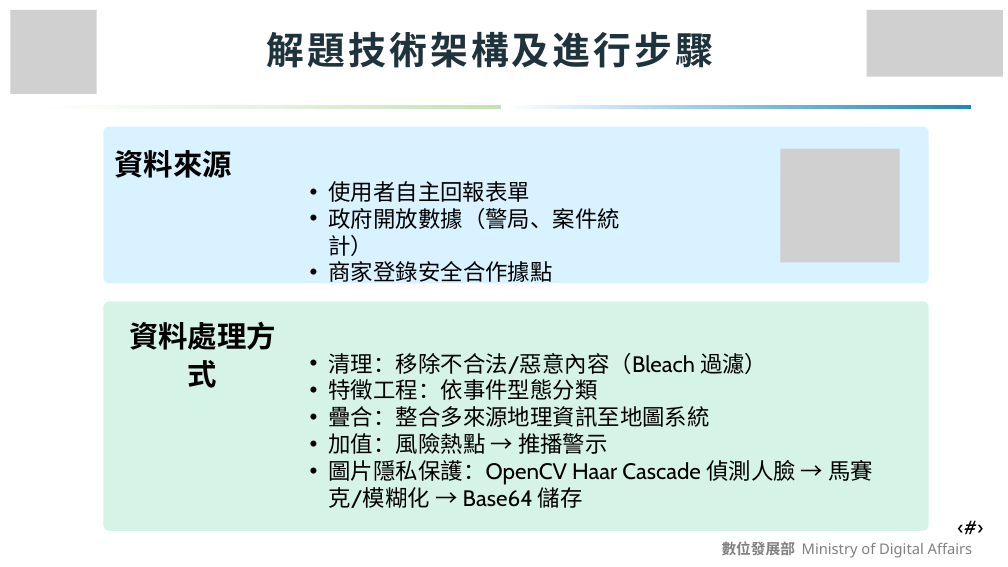
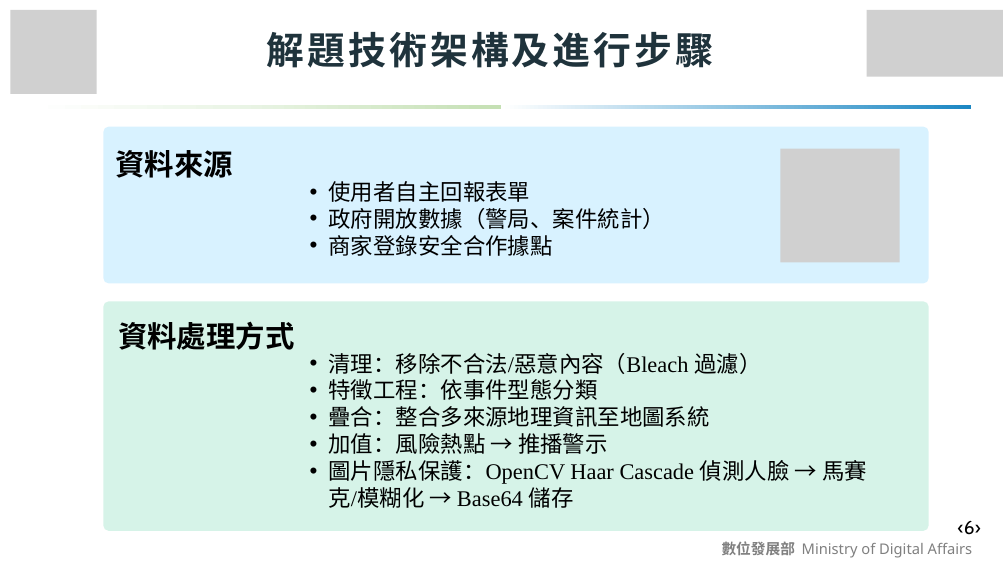
Before and after one commit to Sum5678/114502_project, a slide deck: slide 6 of 文件/競賽的相關東西/AIGO/怪人請離隊_構想簡報.pptx. Drawn at 1008x567 pixels with LibreOffice and Linux fonts; fonts in the diff are those of the drawing; grey boxes stand for pictures. Boxes give left, top, right and bottom in pixels: in the first picture for what was removed or moved away, otherwise in the second. Text is boxed around its words. In the diff, an @@ line names an element or a change of style, - is before the commit and + after.

```diff
--- a/文件/競賽的相關東西/AIGO/怪人請離隊_構想簡報.pptx
+++ b/文件/競賽的相關東西/AIGO/怪人請離隊_構想簡報.pptx
@@ text "使用者自主回報表單" at <box>329,181,665,256</box>: font Cabin to Times New Roman @@
@@ text "資料處理方式" at <box>118,321,294,350</box>: font Manrope to Times New Roman @@
@@ text "清理：移除不合法/惡意內容（Bleach 過濾）" at <box>329,353,867,508</box>: font Cabin to Times New Roman @@
@@ text at <box>958,521,981,535</box>: text changed @@
-‹#›
+‹6›
```
Also in this commit, not shown: 11 other slides changed.
